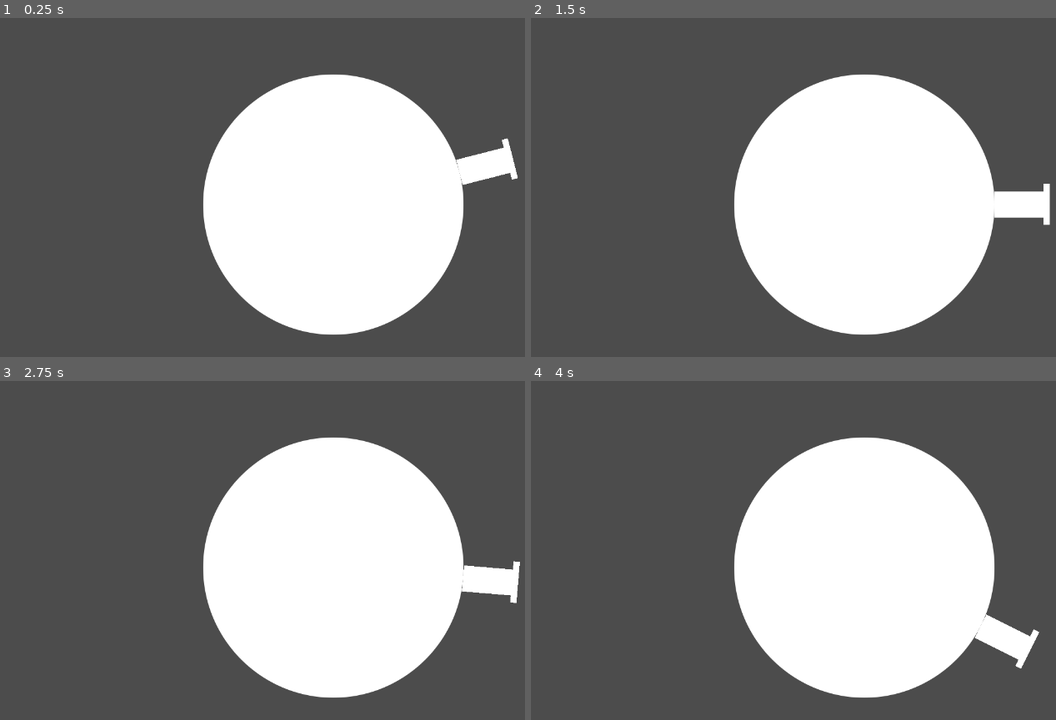
Above: before the commit, frames 1-4 (two rows, left to right).
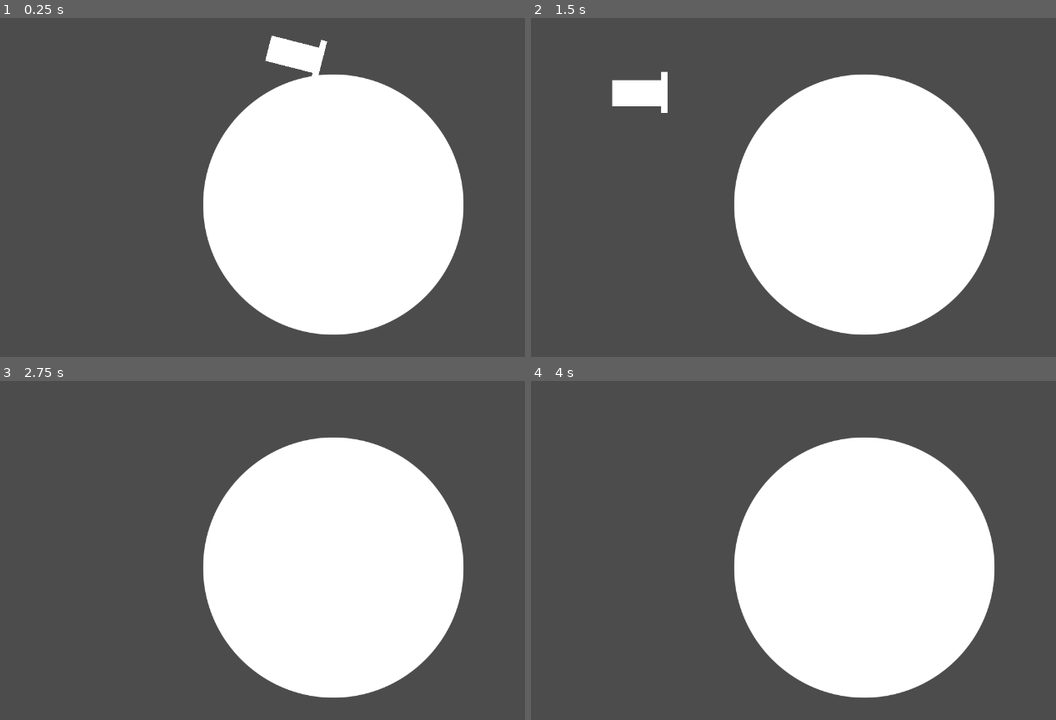
Above: after the commit, the same moments.

Repository: NoohAlavi/JuicyJam2022
Game: Godot game, scene res://Game/Game.tscn
Two runs of this game, one before a commit and one after it. Both use one fixed random seed, a clock stepped at 60 frames per second and the inputs below. The project has no main scene, so this scene is started directly.
Inputs:
- Up to frame 1 (0.25 s): no input
- Up to frame 2 (1.5 s): hold D (move_right) 0.53-1.28 s; tap Space (swap_dir) at 0.6, 1.35 s; hold Left (move_left) from 1.28 s (still down)
- Up to frame 3 (2.75 s): release Left (move_left) at 2.03 s; hold D (move_right) from 2.03 s (still down); tap Space (swap_dir) at 2.1 s
- Up to frame 4 (4 s): tap Space (swap_dir) at 2.85, 3.6 s; release D (move_right) at 3.53 s; hold Left (move_left) from 3.53 s (still down)

The runs differ from the first frame. In frame 1, 1.7% of the frame differs, in the area x 50-99%, y 5-50%; in frame 2, 1.8%, in the area x 15-99%, y 15-62%; in frame 3, 0.9%; in frame 4, 0.9%.

Commit message:
Changed player to KinematicBody2D, circle movement now broken

Diff:
--- a/JuicyJam/Game/Game.tscn
+++ b/JuicyJam/Game/Game.tscn
@@ -1,7 +1,7 @@
 [gd_scene load_steps=3 format=2]
 
 [ext_resource path="res://assets/circle.png" type="Texture" id=1]
-[ext_resource path="res://Game/Player/Player.tscn" type="PackedScene" id=2]
+[ext_resource path="res://Player/Player.tscn" type="PackedScene" id=2]
 
 [node name="Node2D" type="Node2D"]
 
--- a/JuicyJam/Game/Player/Player.gd
+++ /dev/null
@@ -1,20 +0,0 @@
-extends Area2D
-class_name Player
-
-export var radius = 600
-export var base_speed = 1
-var angle = 0
-
-var speed = base_speed
-
-func _physics_process(delta):
-	angle += speed * delta
-	global_position = Vector2(cos(angle), -sin(angle)) * radius
-	rotation = -angle + (PI/2)
-
-	var dir = ceil(Input.get_action_strength("move_left") - Input.get_action_strength("move_right"))
-	if dir != 0:
-		speed = base_speed * dir
-
-	if Input.is_action_just_pressed("swap_dir"):
-		speed *= -1
--- a/JuicyJam/Game/Player/Player.tscn
+++ /dev/null
@@ -1,24 +0,0 @@
-[gd_scene load_steps=4 format=2]
-
-[ext_resource path="res://assets/square.png" type="Texture" id=1]
-[ext_resource path="res://Game/Player/Player.gd" type="Script" id=2]
-
-[sub_resource type="CapsuleShape2D" id=1]
-radius = 25.0
-height = 48.0
-
-[node name="Player" type="Area2D"]
-position = Vector2( -2, -298 )
-script = ExtResource( 2 )
-
-[node name="Sprite" type="Sprite" parent="."]
-scale = Vector2( 0.05, 0.1 )
-texture = ExtResource( 1 )
-
-[node name="CollisionShape2D" type="CollisionShape2D" parent="."]
-shape = SubResource( 1 )
-
-[node name="Sprite2" type="Sprite" parent="."]
-position = Vector2( -1, -50 )
-scale = Vector2( 0.0790001, 0.012 )
-texture = ExtResource( 1 )
--- /dev/null
+++ b/JuicyJam/Player/Player.gd
@@ -0,0 +1,50 @@
+extends KinematicBody2D
+class_name Player
+
+export var radius = 600
+export var base_speed = 1
+export var velocity = Vector2.ZERO
+var angle = 0
+
+var speed = base_speed
+
+func _physics_process(delta):
+	var dir = ceil(Input.get_action_strength("move_left") - Input.get_action_strength("move_right"))
+	if dir != 0:
+		speed = base_speed * dir
+
+	if Input.is_action_just_pressed("swap_dir"):
+		speed *= -1
+
+	angle += speed * delta
+	velocity = Vector2(-cos(angle), sin(angle)) * radius
+	rotation = angle + (PI/2)
+
+	move_and_slide(velocity)
+
+
+"""
+old code
+will not currently work as it is for Area2D and player is KinematicBody2D
+
+extends Area2D
+class_name Player
+
+export var radius = 600
+export var base_speed = 1
+var angle = 0
+
+var speed = base_speed
+
+func _physics_process(delta):
+	angle += speed * delta
+	global_position = Vector2(cos(angle), -sin(angle)) * radius
+	rotation = -angle + (PI/2)
+
+	var dir = ceil(Input.get_action_strength("move_left") - Input.get_action_strength("move_right"))
+	if dir != 0:
+		speed = base_speed * dir
+
+	if Input.is_action_just_pressed("swap_dir"):
+		speed *= -1
+"""
--- a/JuicyJam/Player/Player.tscn
+++ b/JuicyJam/Player/Player.tscn
@@ -1,3 +1,24 @@
-[gd_scene format=2]
+[gd_scene load_steps=4 format=2]
+
+[ext_resource path="res://Player/Player.gd" type="Script" id=1]
+[ext_resource path="res://assets/square.png" type="Texture" id=2]
+
+[sub_resource type="CapsuleShape2D" id=1]
+radius = 25.0
+height = 48.0
 
 [node name="Player" type="KinematicBody2D"]
+position = Vector2( -2, -298 )
+script = ExtResource( 1 )
+
+[node name="Sprite" type="Sprite" parent="."]
+scale = Vector2( 0.05, 0.1 )
+texture = ExtResource( 2 )
+
+[node name="CollisionShape2D" type="CollisionShape2D" parent="."]
+shape = SubResource( 1 )
+
+[node name="Sprite2" type="Sprite" parent="."]
+position = Vector2( -1, -50 )
+scale = Vector2( 0.0790001, 0.012 )
+texture = ExtResource( 2 )
--- a/JuicyJam/project.godot
+++ b/JuicyJam/project.godot
@@ -9,10 +9,10 @@
 config_version=4
 
 _global_script_classes=[ {
-"base": "Area2D",
+"base": "KinematicBody2D",
 "class": "Player",
 "language": "GDScript",
-"path": "res://Game/Player/Player.gd"
+"path": "res://Player/Player.gd"
 } ]
 _global_script_class_icons={
 "Player": ""
